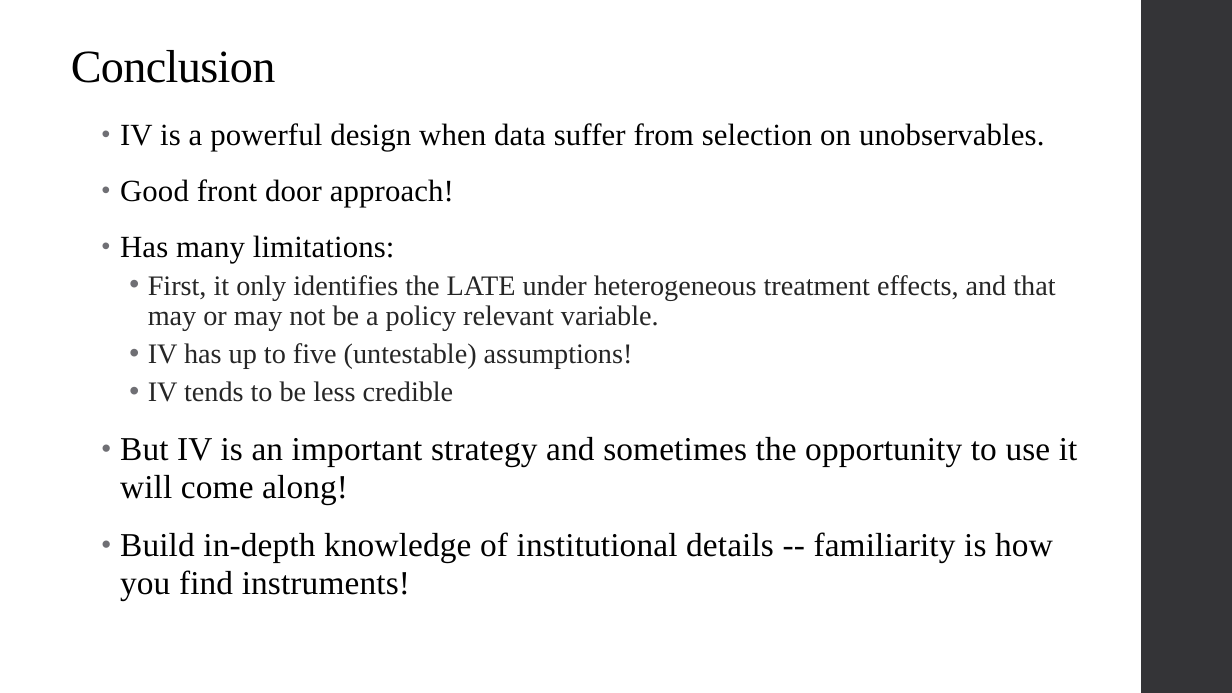
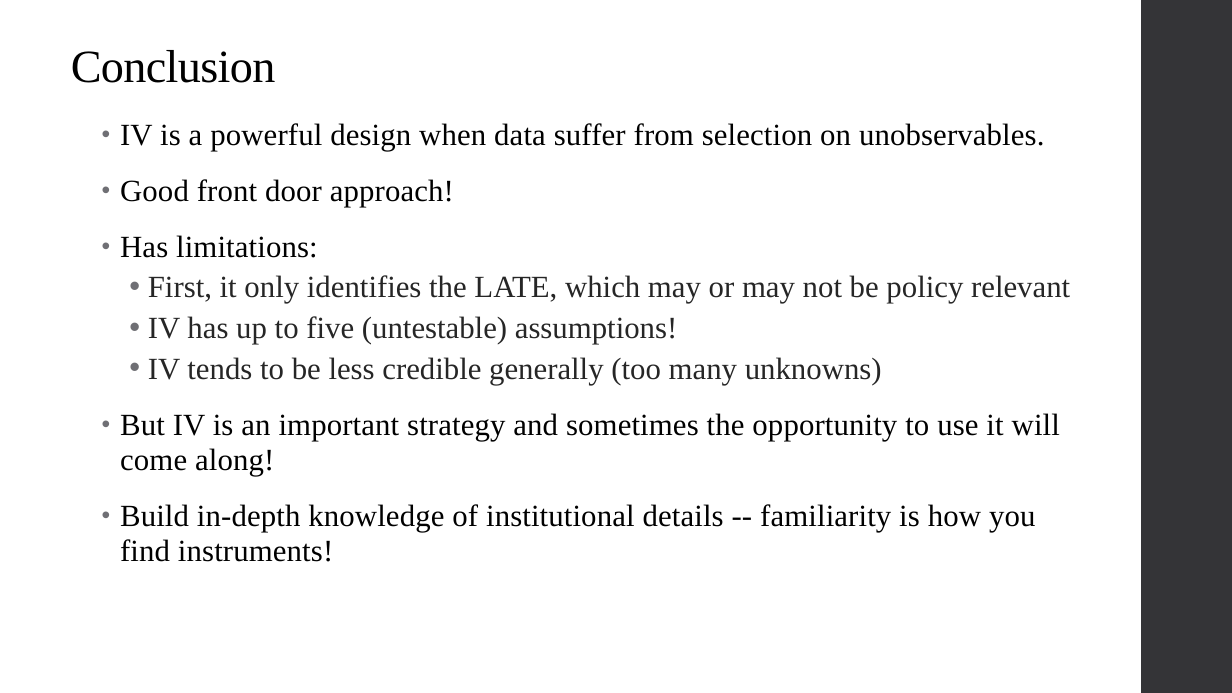
Before and after one commit to qiufei/fork-HAD5744, a slide deck: slide 59 of Lecture06_IV/Lecture6_IVEstimation_2022F.pptx (slide 51 before the commit). Drawn at 1232x693 pixels with LibreOffice and Linux fonts; fonts in the diff are those of the drawing. Boxes give left, top, right and bottom in pixels: in the first picture for what was removed or moved away, otherwise in the second. Text is boxed around its words. In the diff, an @@ line names an element or a change of style, - is before the commit and + after.

Commit message:
Update Lecture 6

```diff
--- a/Lecture06_IV/Lecture6_IVEstimation_2022F.pptx
+++ b/Lecture06_IV/Lecture6_IVEstimation_2022F.pptx
@@ text at [120, 235, 1070, 303]: text changed; size 22 to 24 pt @@
-• Has many limitations:
-  • First, it only identifies the LATE under heterogeneous treatment effects, and that may or may not be a policy relevant variable.
+• Has limitations:
+  • First, it only identifies the LATE, which may or may not be policy relevant
@@ text at [120, 316, 1060, 562]: size 22 to 24 pt in "IV has up to five (untestable) assumptions!"; size 26 to 24 pt in "But IV is an important strategy and ...", "Build in-depth knowledge of institutional details -- ..." @@
@@ text at [148, 357, 882, 385]: text changed; size 22 to 24 pt @@
-  • IV tends to be less credible
+  • IV tends to be less credible generally (too many unknowns)
```
Also in this commit, not shown: 17 other slides changed, 11 slides added, 3 slides removed, 10 other files.
